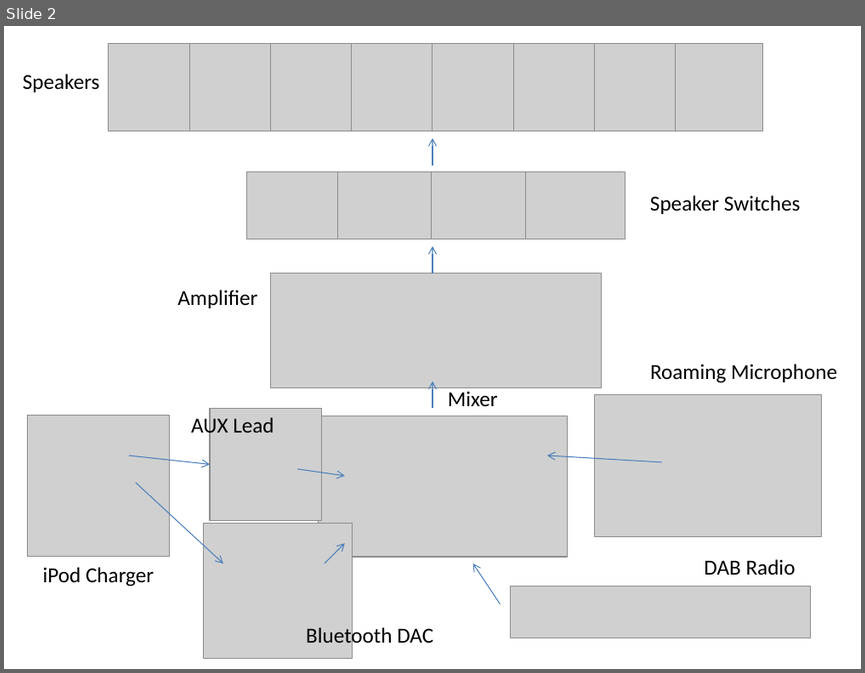
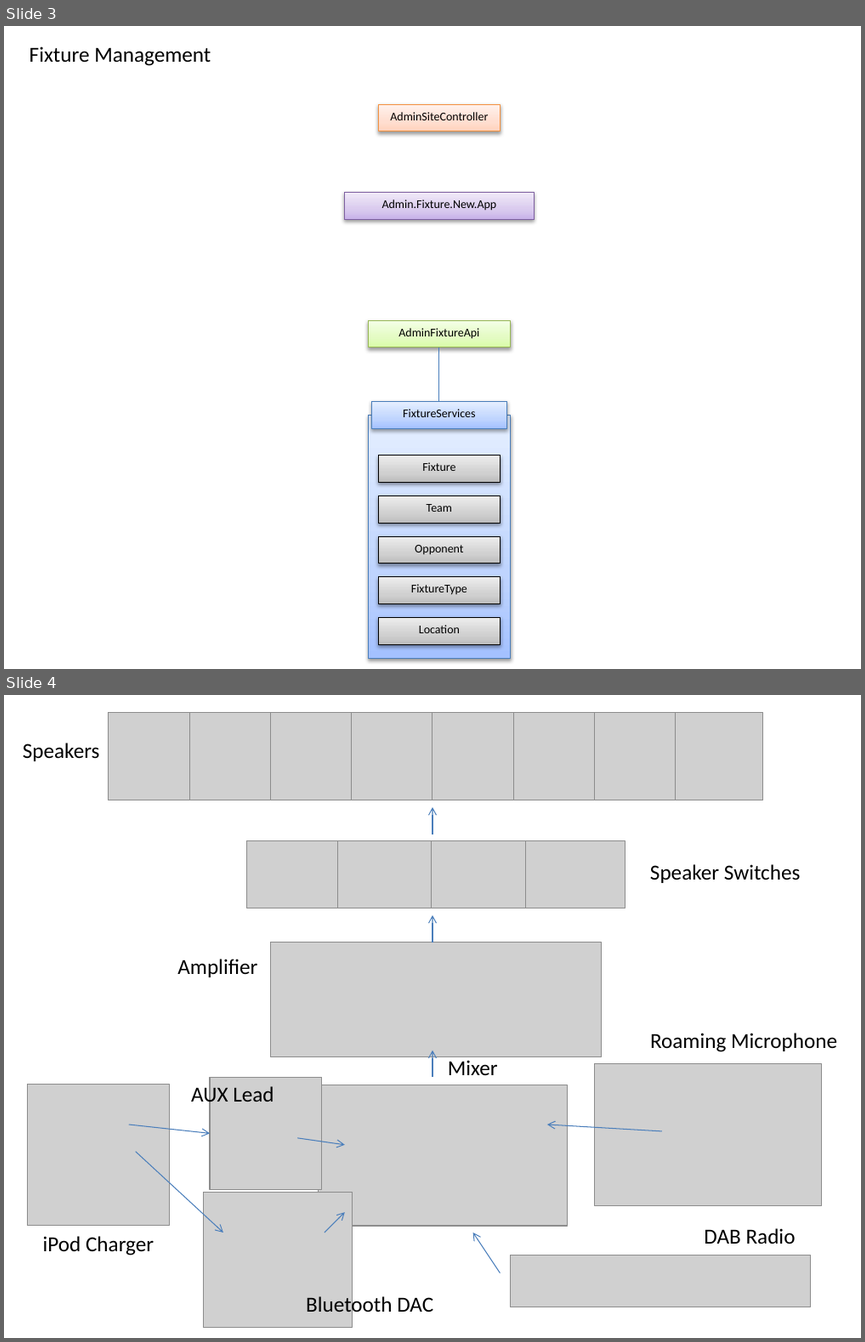
Before and after one commit to ivNetAdmin/bw-cc.co.uk.v1.8.1.2, a slide deck: Documentation/Architecture.pptx. Shown one above the other, each under a label of ours: slide 2 before the commit, slides 3 and 4 after it. The pictures are 865x673 and 865x1342 pixels, drawn with LibreOffice and Linux fonts; fonts in the diff are those of the drawing; grey boxes stand for pictures. Boxes give left, top, right and bottom in pixels: in the first picture for what was removed or moved away, otherwise in the second. Text is boxed around its words. In the diff, an @@ line names an element or a change of style, - is before the commit and + after.

Commit message:
Fixture management

```diff
--- a/Documentation/Architecture.pptx
+++ b/Documentation/Architecture.pptx
@@ slide 3 added at (4,26,861,669), background #FFFFFF @@
@@ text added at (30,46,211,66), 18 pt, text #000000 @@
+Fixture Management
@@ rectangle added at (378,105,500,131), fill gradient #FFD2BD to #FFDED0 to #FFF2ED, outline #F69240 0.75 pt, 10 pt, text #000000 @@
+AdminSiteController
@@ rectangle added at (345,193,534,219), fill gradient #C9B5E8 to #D8CBEE to #F0EAF9, outline #7D60A0 0.75 pt, 10 pt, text #000000 @@
+Admin.Fixture.New.App
@@ rectangle added at (368,321,510,347), fill gradient #DAFDA7 to #E4FCC2 to #F5FFE7, outline #98B955 0.75 pt, 10 pt, text #000000 @@
+AdminFixtureApi
@@ line added from (439, 347) to (439, 402), #4B7EBC 0.75 pt @@
@@ rectangle added at (371,402,506,428), fill gradient #A4C4FF to #BFD4FF to #E6EEFF, outline #4B7EBC 0.75 pt, 10 pt, text #000000 @@
+FixtureServices
@@ rectangle added at (368,415,511,658), fill gradient #A4C4FF to #BFD4FF to #E6EEFF, outline #4B7EBC 0.75 pt @@
@@ rectangle added at (378,455,500,482), fill gradient #BDBDBD to #D1D1D1 to #EEEEEE, outline #000000 0.75 pt, 10 pt, text #000000 @@
+Fixture
@@ rectangle added at (378,495,500,522), fill gradient #BDBDBD to #D1D1D1 to #EEEEEE, outline #000000 0.75 pt, 10 pt, text #000000 @@
+Team
@@ rectangle added at (378,536,500,562), fill gradient #BDBDBD to #D1D1D1 to #EEEEEE, outline #000000 0.75 pt, 10 pt, text #000000 @@
+Opponent
@@ rectangle added at (378,577,500,603), fill gradient #BDBDBD to #D1D1D1 to #EEEEEE, outline #000000 0.75 pt, 10 pt, text #000000 @@
+FixtureType
@@ rectangle added at (378,618,500,644), fill gradient #BDBDBD to #D1D1D1 to #EEEEEE, outline #000000 0.75 pt, 10 pt, text #000000 @@
+Location
@@ what was slide 2 is now slide 4 @@
```
Also in this commit, not shown: 1 slide changed, 1 other slide added, 29 other files.
